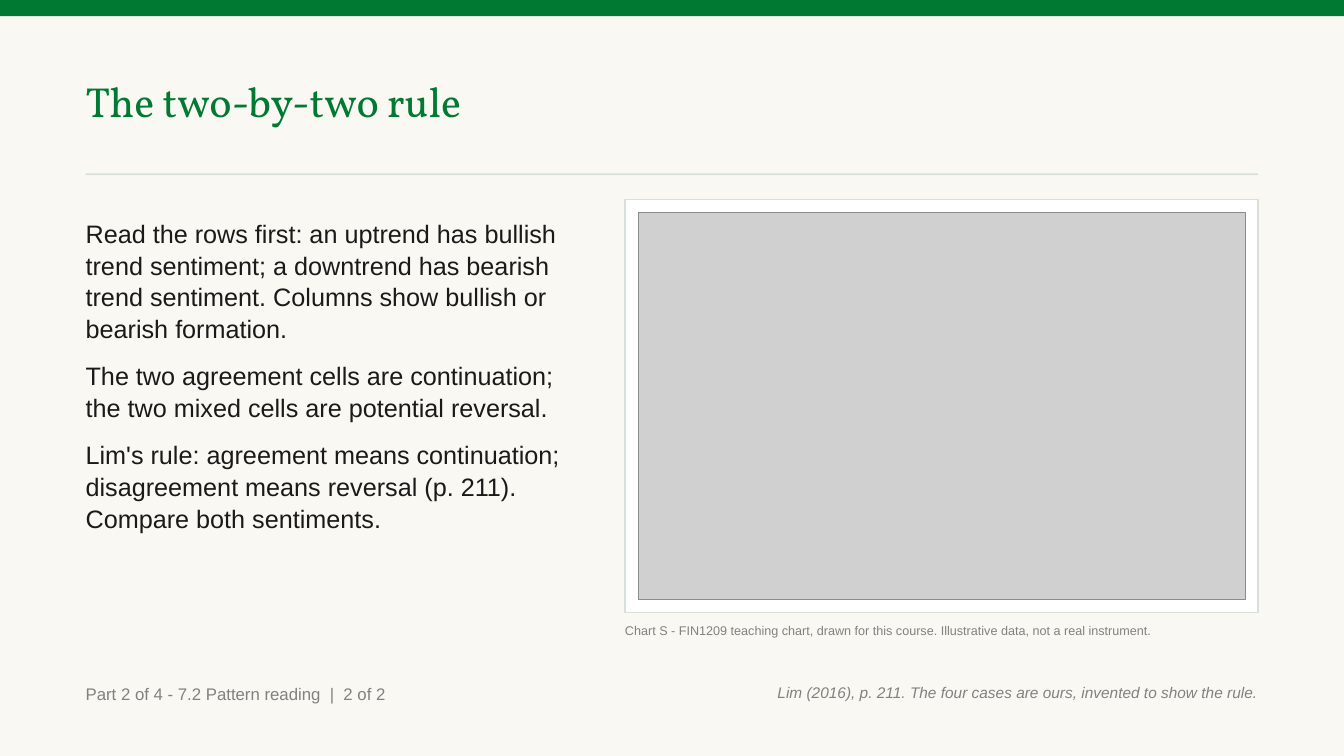
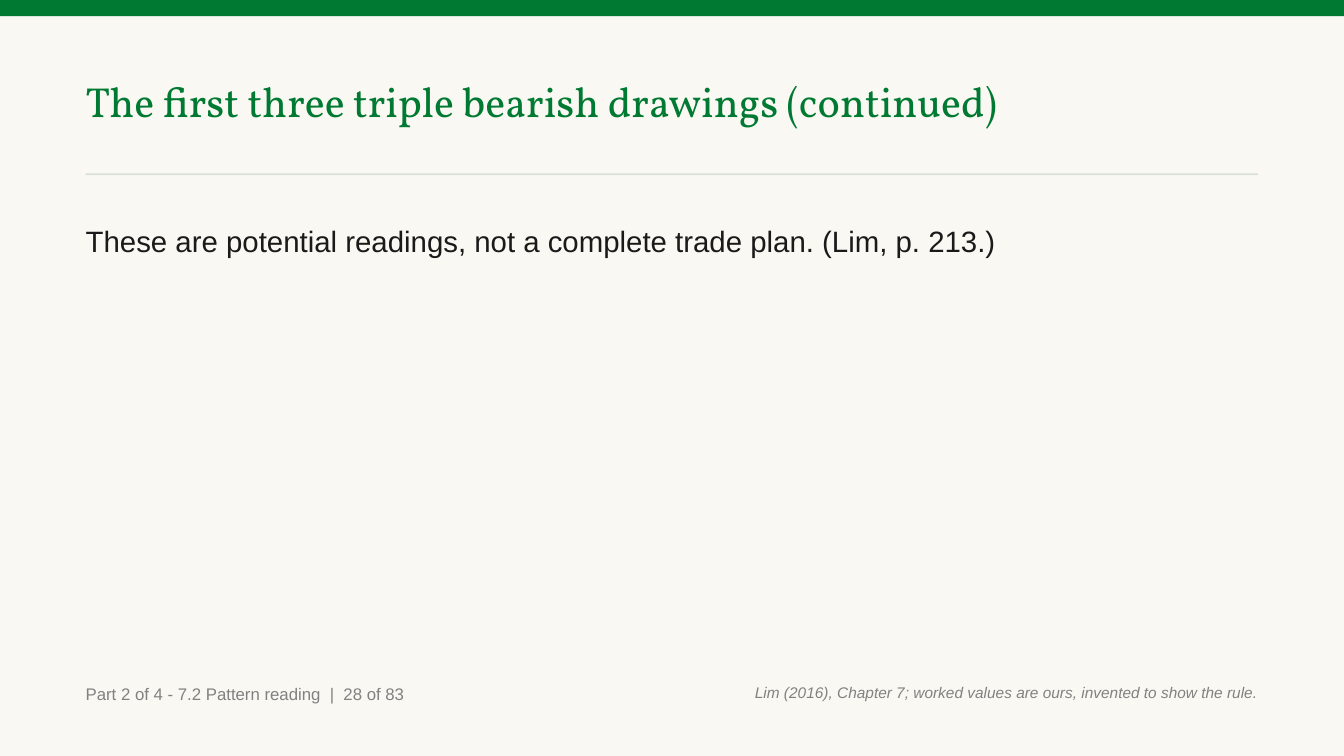
Before and after one commit to benjiesotelo-sudo/Telos_FIN1209, a slide deck: slide 47 of chapter-07/FIN1209-Chapter-07.pptx (slide 17 before the commit). Drawn at 1344x756 pixels with LibreOffice and Linux fonts; fonts in the diff are those of the drawing; grey boxes stand for pictures. Boxes give left, top, right and bottom in pixels: in the first picture for what was removed or moved away, otherwise in the second. Text is boxed around its words. In the diff, an @@ line names an element or a change of style, - is before the commit and + after.

Commit message:
refine(ch7): complete Part 2 rework

```diff
--- a/chapter-07/FIN1209-Chapter-07.pptx
+++ b/chapter-07/FIN1209-Chapter-07.pptx
@@ text at (86, 86, 997, 129): text changed @@
-The two-by-two rule
+The first three triple bearish drawings (continued)
@@ rectangle removed at (625, 200, 1258, 613) @@
@@ text at (86, 230, 995, 258): text changed; size 18 to 21 pt @@
-Read the rows first: an uptrend has bullish trend sentiment; a downtrend has bearish trend sentiment. Columns show bullish or bearish formation.
-The two agreement cells are continuation; the two mixed cells are potential reversal.
-Lim's rule: agreement means continuation; disagreement means reversal (p. 211). Compare both sentiments.
+These are potential readings, not a complete trade plan. (Lim, p. 213.)
@@ picture removed at (638, 213, 1245, 600) @@
@@ text removed at (625, 626, 1151, 638) @@
-Chart S - FIN1209 teaching chart, drawn for this course. Illustrative data, not a real instrument.
@@ text at (86, 688, 404, 704): text changed @@
-Part 2 of 4 - 7.2 Pattern reading | 2 of 2
+Part 2 of 4 - 7.2 Pattern reading | 28 of 83
@@ text at (755, 687, 1257, 701): text changed @@
-Lim (2016), p. 211. The four cases are ours, invented to show the rule.
+Lim (2016), Chapter 7; worked values are ours, invented to show the rule.
```
Also in this commit, not shown: 7 other slides changed, 128 slides added, 37 slides removed, 2 other files.
